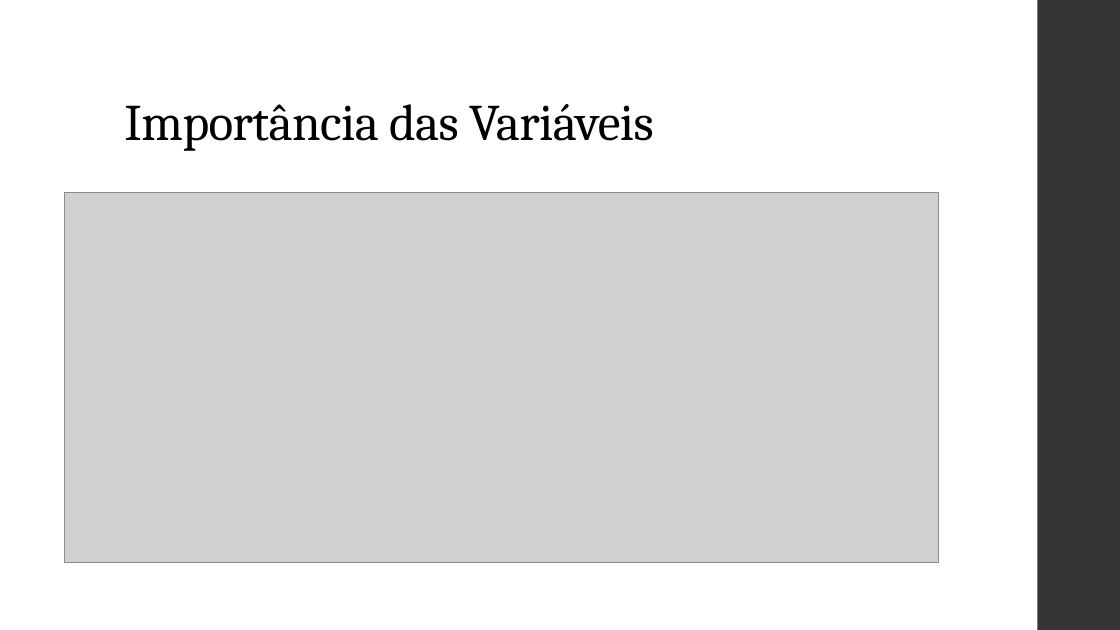
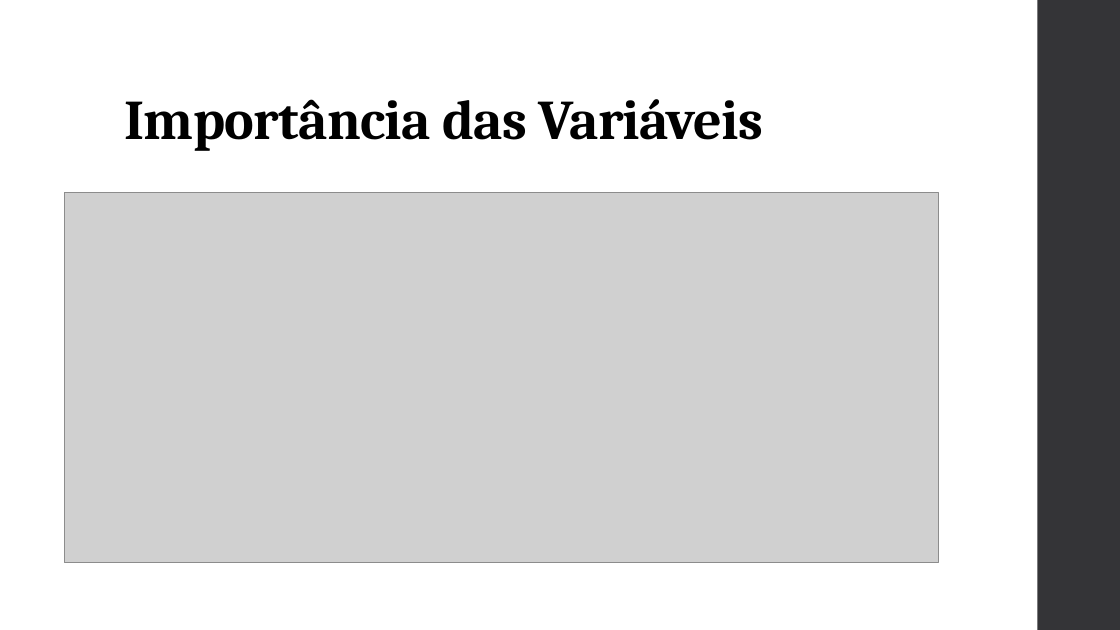
Before and after one commit to rodrigo-neumann/Stone-Age-Covid-project, a slide deck: slide 20 of Stone Age_apresentação.pptx. Drawn at 1120x630 pixels with LibreOffice and Linux fonts; fonts in the diff are those of the drawing; grey boxes stand for pictures. Boxes give left, top, right and bottom in pixels: in the first picture for what was removed or moved away, otherwise in the second. Text is boxed around its words. In the diff, an @@ line names an element or a change of style, - is before the commit and + after.

```diff
--- a/Stone Age_apresentação.pptx
+++ b/Stone Age_apresentação.pptx
@@ title "Importância das Variáveis" at <box>124,99,763,151</box>: size 44 to 48 pt, bold on @@
```
